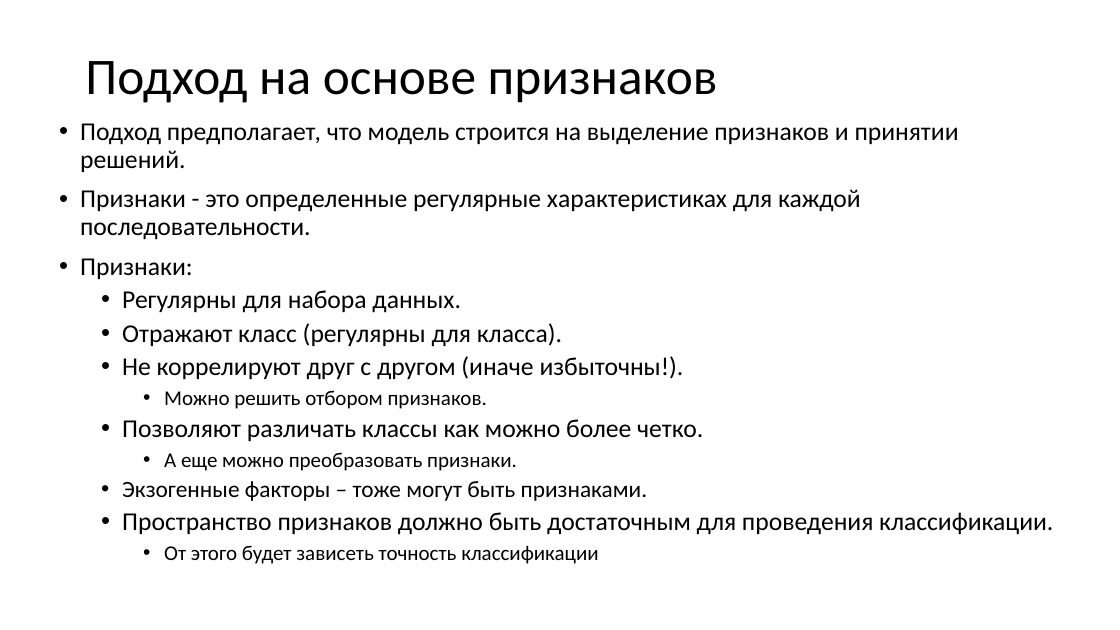
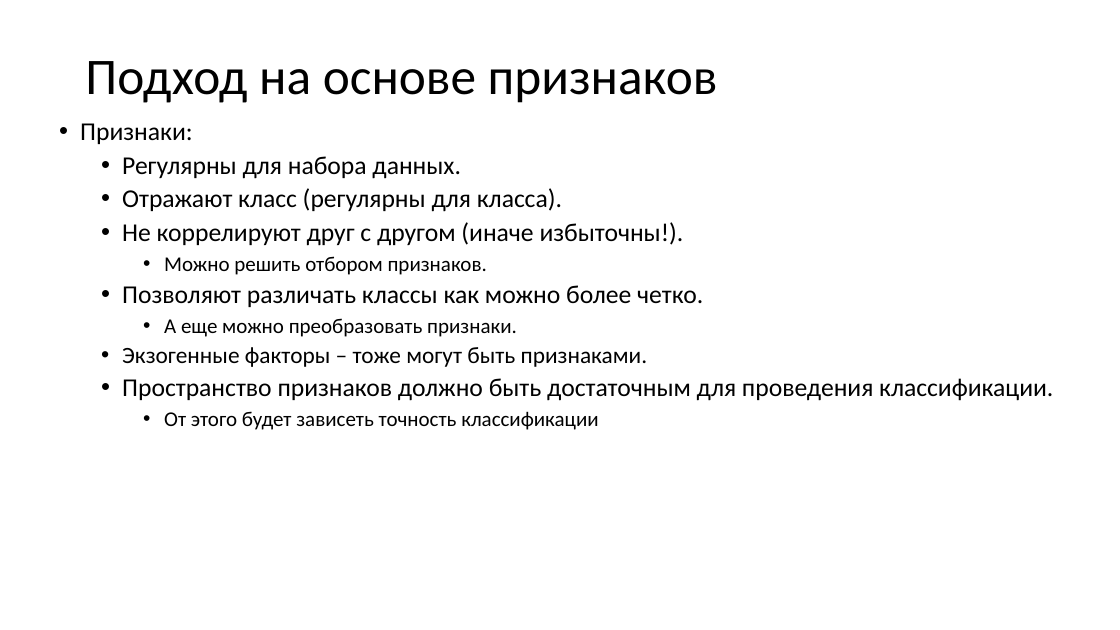
Before and after one commit to MVRonkin/TimeSeriesCourse, a slide deck: slide 4 of 2024/Lec/Юнит 18 - Классификация-2.pptx (slide 3 before the commit). Drawn at 1120x630 pixels with LibreOffice and Linux fonts; fonts in the diff are those of the drawing. Boxes give left, top, right and bottom in pixels: in the first picture for what was removed or moved away, otherwise in the second. Text is boxed around its words. In the diff, an @@ line names an element or a change of style, - is before the commit and + after.

```diff
--- a/2024/Lec/Юнит 18 - Классификация-2.pptx
+++ b/2024/Lec/Юнит 18 - Классификация-2.pptx
@@ text at bbox=[80, 123, 959, 240]: paragraphs removed @@
-• Подход предполагает, что модель строится на выделение признаков и принятии решений.
-• Признаки - это определенные регулярные характеристиках для каждой последовательности.
```
Also in this commit, not shown: 2 other slides changed, 2 slides added, 1 slide removed, 19 other files.
